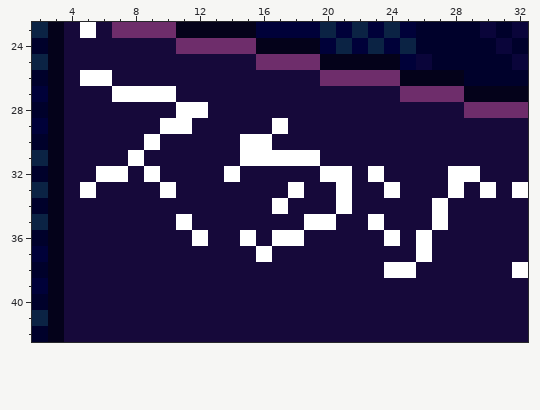
File history of a pixel-art file, room_edit.aseprite. Above: the version before the commit.
384x240 pixels, 1 frame. Colours within 5 levels of each other are drawn and written as one. Shown: x 2..32, y 23..42. The commit also changed other parts of the picture, which this record leaves out.
And afterwards:
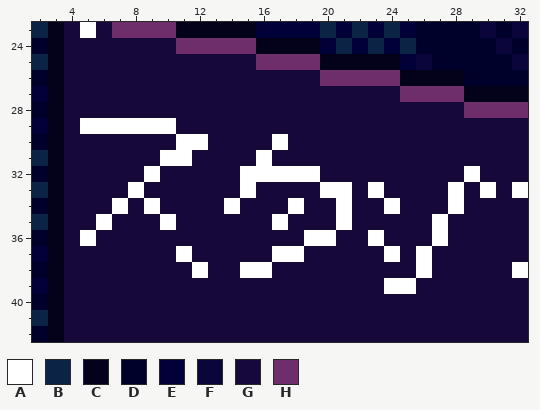
Palette (. is transparent): A #ffffff  B #0b2344  C #04021a  D #00012b  E #000139  F #0a053a  G #16093a  H #6e2d6b
Difference:
Layer "furniture/スタジオの看板":
Colour A replaces colour G in row 29 at x 5 to 9; in row 30 at x 11 to 12 and 17; in row 31 at x 10 to 11; in row 32 at x 15 to 19; in row 33 at x 8, 15, 20 and 23; in row 34 at x 7, 9, 14, 18, 24 and 28.
Colour A replaces colour G in row 35 at x 6, 10, 17 and 21; in row 36 at x 5, 19 to 20, 23 and 27; in row 37 at x 11, 17 to 18 and 24; in row 38 at x 12, 15 to 16 and 26; in row 39 at x 24 to 25.
Colour G replaces colour A in row 26 at x 5 to 6; in row 27 at x 7 to 10; in row 28 at x 11 to 12; in row 29 at x 11 and 17; in row 30 at x 9 and 15 to 16; in row 31 at x 8, 15 and 17 to 19.
Colour G replaces colour A in row 32 at x 6 to 7, 14, 20 to 21, 23 and 28; in row 33 at x 5, 10, 18 and 24; in row 34 at x 17 and 27; in row 35 at x 11, 19 to 20 and 23; in row 36 at x 12, 15, 17 to 18, 24 and 26; in row 37 at x 16.
Colour G replaces colour A in row 38 at x 24 to 25.
